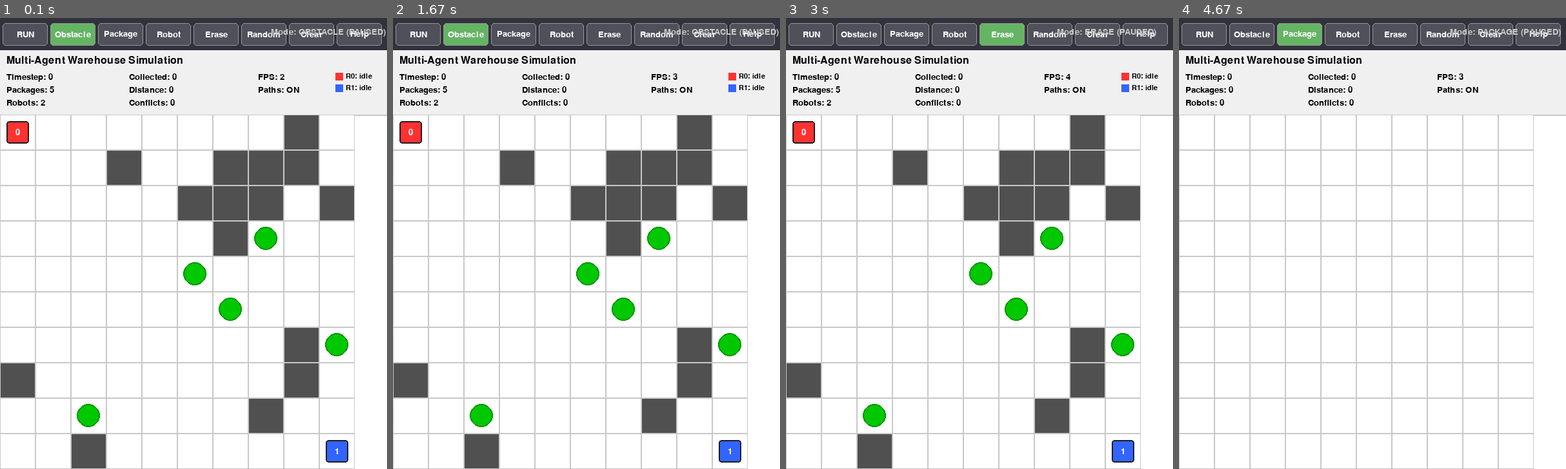
Above: before the commit, frames 1-4 (left to right).
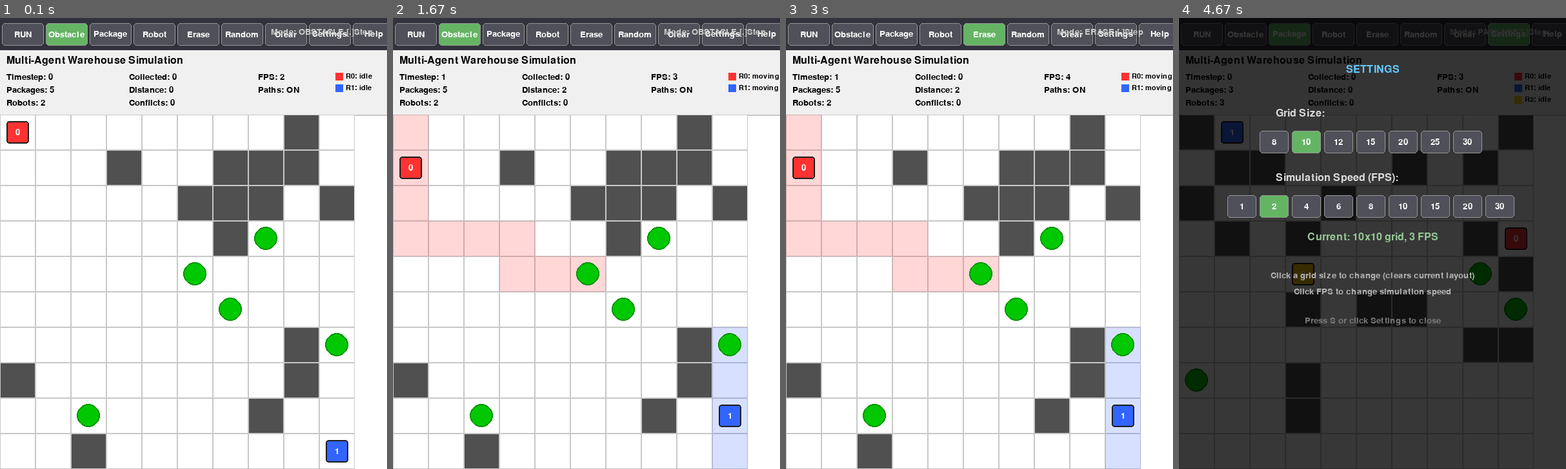
Above: after the commit, the same moments.

Repository: haseebdoesdev/multi-agent-robotic-warehouse-system
Game: pygame game, started from main_gui.py
Two runs of this game, one before a commit and one after it. Both use one fixed random seed, a clock stepped at 60 frames per second and the inputs below.
Inputs (mouse positions are in pixels of both pictures, inside the frame that each line leads up to):
- Up to frame 1 (0.1 s): no input
- Up to frame 2 (1.67 s): tap one key every 0.33 s from 0.33 s: S . + 1
- Up to frame 3 (3 s): tap one key every 0.33 s from 1.67 s: 2 3 4 +
- Up to frame 4 (4.67 s): press the mouse at (1418, 284) at 3.03 s; move the mouse to (1333, 211) at 3.13 s; release the mouse at (1248, 144) at 3.27 s; tap Space at 3.33, 4.13 s; tap - at 3.67 s; hold R 4.07-4.53 s; tap 2 at 4.22 s; press the mouse at (1507, 36) at 4.6 s

The runs differ from the first frame. In frame 1, 1.5% of the frame differs, in the area x 0-100%, y 1-7%; in frame 2, 11%; in frame 3, 11%; in frame 4, 99%, in the area x 0-100%, y 0-100%.

Commit message:
Enhance Pygame UI with step mode and settings overlay. Added functionality for step-by-step simulation control, grid size adjustment, and FPS settings. Improved user experience with updated controls and visual feedback for active modes.

Diff:
--- a/main_gui.py
+++ b/main_gui.py
@@ -138,9 +138,10 @@
     print("\n" + "-" * 60)
     print("CONTROLS:")
     print("  SPACE - Start/Pause simulation")
+    print("  . (period) - Step once when paused")
     print("  1/2/3/4 - Switch modes (Obstacle/Package/Robot/Erase)")
     print("  C - Clear grid  |  P - Toggle paths  |  H - Help")
-    print("  +/- - Adjust speed  |  ESC - Exit")
+    print("  +/- - Adjust speed  |  S - Settings  |  ESC - Exit")
     print("-" * 60)
     print("\nDraw your warehouse layout, then press SPACE to start!")
 
@@ -161,8 +162,9 @@
             for robot in ui.robots:
                 coordinator.add_robot(robot)
 
-        # Only run simulation logic when not paused
-        if not ui.is_paused() and not simulation_complete:
+        # Only run simulation logic when not paused OR step mode
+        should_run = (not ui.is_paused()) or ui.should_step()
+        if should_run and not simulation_complete:
             # Assign packages
             if warehouse.packages:
                 coordinator.assign_packages(warehouse.packages)
--- /dev/null
+++ b/reports/summary_20251126_201706.txt
@@ -0,0 +1,37 @@
+============================================================
+  SIMULATION METRICS SUMMARY
+============================================================
+
+Total Timesteps: 15
+Packages Collected: 10
+Total Distance: 58
+Conflicts Resolved: 1
+
+Efficiency Metrics:
+  Moves per Package: 5.80
+  Timesteps per Package: 1.50
+  Collection Rate: 0.6667 packages/step
+
+Timing Metrics:
+  First Collection: Step 1
+  Avg Time Between Collections: 2.0 steps
+
+Congestion Metrics:
+  Conflicts per 100 Steps: 6.25
+  Congestion Index: 1.0417
+
+Utilization Metrics:
+  Active Utilization: 96.9%
+  Moving: 96.9%
+  Idle: 0.0%
+  Waiting: 0.0%
+
+Per-Robot Performance:
+  Robot 0: 1 packages, 15 distance, 10.0% contribution
+  Robot 1: 3 packages, 15 distance, 30.0% contribution
+  Robot 2: 2 packages, 15 distance, 20.0% contribution
+  Robot 3: 4 packages, 13 distance, 40.0% contribution
+
+============================================================
+
+Report generated: 2025-11-26 20:17:08
--- /dev/null
+++ b/reports/summary_20251126_202359.txt
@@ -0,0 +1,35 @@
+============================================================
+  SIMULATION METRICS SUMMARY
+============================================================
+
+Total Timesteps: 13
+Packages Collected: 5
+Total Distance: 25
+Conflicts Resolved: 1
+
+Efficiency Metrics:
+  Moves per Package: 5.00
+  Timesteps per Package: 2.60
+  Collection Rate: 0.3846 packages/step
+
+Timing Metrics:
+  First Collection: Step 1
+  Avg Time Between Collections: 4.0 steps
+
+Congestion Metrics:
+  Conflicts per 100 Steps: 7.14
+  Congestion Index: 7.1429
+
+Utilization Metrics:
+  Active Utilization: 96.4%
+  Moving: 96.4%
+  Idle: 0.0%
+  Waiting: 0.0%
+
+Per-Robot Performance:
+  Robot 0: 3 packages, 13 distance, 60.0% contribution
+  Robot 1: 2 packages, 12 distance, 40.0% contribution
+
+============================================================
+
+Report generated: 2025-11-26 20:24:00
--- a/ui/pygame_ui.py
+++ b/ui/pygame_ui.py
@@ -1,4 +1,5 @@
 import pygame
+import random
 from typing import List, Dict, Tuple, Optional
 from warehouse.environment import Warehouse
 from warehouse.robot import Robot
@@ -73,12 +74,26 @@
         self.edit_mode = self.MODE_OBSTACLE
         self.show_paths = True
         self.show_help = False
+        self.show_settings = False
         self.mouse_held = False
         self.hover_cell: Optional[Tuple[int, int]] = None
+        self.hover_button: Optional[Dict] = None  # For button hover effect
         self.next_robot_id = len(robots)
+        self.step_once = False  # For step-by-step mode
+
+        # Grid size options
+        self.grid_sizes = [8, 10, 12, 15, 20, 25, 30]
+        self.current_grid_size_idx = self.grid_sizes.index(warehouse.width) if warehouse.width in self.grid_sizes else 1
+
+        # FPS options
+        self.fps_options = [1, 2, 4, 6, 8, 10, 15, 20, 30]
+        self.current_fps_idx = self.fps_options.index(fps) if fps in self.fps_options else 2
 
         # Track placed robots for editing
         self.placed_robots: List[Robot] = list(robots)
+
+        # Callback for grid resize (set by main_gui.py)
+        self.on_grid_resize = None
 
         # Toolbar buttons
         self.buttons = self._create_buttons()
@@ -86,9 +101,9 @@
     def _create_buttons(self) -> List[Dict]:
         """Create toolbar buttons."""
         buttons = []
-        button_width = 70
+        button_width = 65
         button_height = 35
-        spacing = 4
+        spacing = 3
         x = spacing
         y = 8
 
@@ -100,6 +115,7 @@
             ('Erase', self.MODE_ERASE, pygame.K_4),
             ('Random', 'random', pygame.K_r),
             ('Clear', 'clear', pygame.K_c),
+            ('Settings', 'settings', pygame.K_s),
             ('Help', 'help', pygame.K_h),
         ]
 
@@ -195,12 +211,20 @@
 
         if mode == 'clear':
             self._clear_grid()
+        elif mode == 'random':
+            self._generate_random()
         elif mode == 'help':
             self.show_help = not self.show_help
+            self.show_settings = False
+        elif mode == 'settings':
+            self.show_settings = not self.show_settings
+            self.show_help = False
         elif mode == self.MODE_RUN:
             self.paused = not self.paused
             if not self.paused:
                 self.edit_mode = self.MODE_RUN
+                self.show_settings = False
+                self.show_help = False
         else:
             self.edit_mode = mode
             if mode != self.MODE_RUN:
@@ -220,6 +244,98 @@
         self.robots.clear()
         self.placed_robots.clear()
         self.next_robot_id = 0
+
+    def _adjust_fps(self, delta: int):
+        """Adjust FPS and sync with settings index."""
+        self.fps = max(1, min(30, self.fps + delta))
+        # Sync with fps_options index
+        if self.fps in self.fps_options:
+            self.current_fps_idx = self.fps_options.index(self.fps)
+        else:
+            # Find closest
+            closest_idx = 0
+            closest_diff = abs(self.fps_options[0] - self.fps)
+            for i, fps_val in enumerate(self.fps_options):
+                diff = abs(fps_val - self.fps)
+                if diff < closest_diff:
+                    closest_diff = diff
+                    closest_idx = i
+            self.current_fps_idx = closest_idx
+
+    def _generate_random(self):
+
+        # Clear everything first
+        self._clear_grid()
+
+        width = self.warehouse.width
+        height = self.warehouse.height
+
+        # Random parameters
+        obstacle_density = random.uniform(0.10, 0.25)
+        num_packages = random.randint(3, max(3, min(10, (width * height) // 20)))
+        num_robots = random.randint(2, max(2, min(5, (width * height) // 30)))
+
+        # Place random obstacles
+        num_obstacles = int(width * height * obstacle_density)
+
+        placed_obstacles = 0
+        attempts = 0
+        while placed_obstacles < num_obstacles and attempts < num_obstacles * 3:
+            x = random.randint(0, width - 1)
+            y = random.randint(0, height - 1)
+
+            if self.warehouse.grid[y, x] == Warehouse.EMPTY:
+                self.warehouse.grid[y, x] = Warehouse.OBSTACLE
+                placed_obstacles += 1
+            attempts += 1
+
+        # Place random packages
+        placed_packages = 0
+        attempts = 0
+        while placed_packages < num_packages and attempts < num_packages * 10:
+            x = random.randint(0, width - 1)
+            y = random.randint(0, height - 1)
+
+            if self.warehouse.grid[y, x] == Warehouse.EMPTY:
+                self.warehouse.grid[y, x] = Warehouse.PACKAGE
+                self.warehouse.packages.append((x, y))
+                placed_packages += 1
+            attempts += 1
+
+        # Place robots at RANDOM valid positions
+        used_positions = set()
+        for i in range(num_robots):
+            pos = None
+            attempts = 0
+
+            # Try to find a random valid position
+            while attempts < 100:
+                x = random.randint(0, width - 1)
+                y = random.randint(0, height - 1)
+
+                if ((x, y) not in used_positions and
+                    self.warehouse.is_valid_move(x, y, ignore_packages=True)):
+                    pos = (x, y)
+                    break
+                attempts += 1
+
+            if pos is None:
+                # Fallback: find any valid position
+                for y in range(height):
+                    for x in range(width):
+                        if ((x, y) not in used_positions and
+                            self.warehouse.is_valid_move(x, y, ignore_packages=True)):
+                            pos = (x, y)
+                            break
+                    if pos:
+                        break
+
+            if pos:
+                new_robot = Robot(robot_id=self.next_robot_id, start_position=pos)
+                self.placed_robots.append(new_robot)
+                self.robots.append(new_robot)
+                used_positions.add(pos)
+                self.next_robot_id += 1
 
     def handle_events(self) -> bool:
         """Handle pygame events. Returns False if should quit."""
@@ -239,28 +355,50 @@
                 elif event.key == pygame.K_1:
                     self.edit_mode = self.MODE_OBSTACLE
                     self.paused = True
+                    self.show_help = False
+                    self.show_settings = False
                 elif event.key == pygame.K_2:
                     self.edit_mode = self.MODE_PACKAGE
                     self.paused = True
+                    self.show_help = False
+                    self.show_settings = False
                 elif event.key == pygame.K_3:
                     self.edit_mode = self.MODE_ROBOT
                     self.paused = True
+                    self.show_help = False
+                    self.show_settings = False
                 elif event.key == pygame.K_4:
                     self.edit_mode = self.MODE_ERASE
                     self.paused = True
+                    self.show_help = False
+                    self.show_settings = False
                 elif event.key == pygame.K_c:
                     self._clear_grid()
+                elif event.key == pygame.K_r:
+                    self._generate_random()
+                elif event.key == pygame.K_s:
+                    self.show_settings = not self.show_settings
+                    self.show_help = False
                 elif event.key == pygame.K_p:
                     self.show_paths = not self.show_paths
                 elif event.key == pygame.K_h:
                     self.show_help = not self.show_help
+                    self.show_settings = False
+                elif event.key == pygame.K_PERIOD:
+                    # Step mode: advance one step when paused
+                    if self.paused:
+                        self.step_once = True
                 elif event.key == pygame.K_PLUS or event.key == pygame.K_EQUALS:
-                    self.fps = min(30, self.fps + 1)
+                    self._adjust_fps(1)
                 elif event.key == pygame.K_MINUS:
-                    self.fps = max(1, self.fps - 1)
+                    self._adjust_fps(-1)
 
             elif event.type == pygame.MOUSEBUTTONDOWN:
                 mouse_pos = pygame.mouse.get_pos()
+
+                # Check settings overlay first
+                if self.show_settings and self._handle_settings_click(mouse_pos):
+                    continue
 
                 # Check toolbar buttons
                 for button in self.buttons:
@@ -268,11 +406,12 @@
                         self._handle_button_click(button)
                         break
                 else:
-                    # Check grid cell
-                    cell = self._get_cell_from_mouse(mouse_pos)
-                    if cell:
-                        self._handle_cell_click(cell, event.button)
-                        self.mouse_held = True
+                    # Check grid cell (only if not showing overlays)
+                    if not self.show_settings and not self.show_help:
+                        cell = self._get_cell_from_mouse(mouse_pos)
+                        if cell:
+                            self._handle_cell_click(cell, event.button)
+                            self.mouse_held = True
 
             elif event.type == pygame.MOUSEBUTTONUP:
                 self.mouse_held = False
@@ -280,6 +419,13 @@
             elif event.type == pygame.MOUSEMOTION:
                 mouse_pos = pygame.mouse.get_pos()
                 self.hover_cell = self._get_cell_from_mouse(mouse_pos)
+
+                # Check button hover
+                self.hover_button = None
+                for button in self.buttons:
+                    if button['rect'].collidepoint(mouse_pos):
+                        self.hover_button = button
+                        break
 
                 # Handle drag for obstacles
                 if self.mouse_held and self.edit_mode in [self.MODE_OBSTACLE, self.MODE_ERASE]:
@@ -302,16 +448,30 @@
         # Draw buttons
         for button in self.buttons:
             is_active = False
+            is_hovered = (self.hover_button == button)
+
             if button['mode'] == self.edit_mode:
                 is_active = True
             elif button['mode'] == self.MODE_RUN and not self.paused:
                 is_active = True
             elif button['mode'] == 'help' and self.show_help:
                 is_active = True
-
-            color = self.COLOR_BUTTON_ACTIVE if is_active else self.COLOR_BUTTON_INACTIVE
+            elif button['mode'] == 'settings' and self.show_settings:
+                is_active = True
+
+            # Determine button color
+            if is_active:
+                color = self.COLOR_BUTTON_ACTIVE
+            elif is_hovered:
+                color = (100, 100, 120)  # Hover color
+            else:
+                color = self.COLOR_BUTTON_INACTIVE
+
             pygame.draw.rect(self.screen, color, button['rect'], border_radius=5)
-            pygame.draw.rect(self.screen, (150, 150, 150), button['rect'], 1, border_radius=5)
+
+            # Border - brighter when hovered
+            border_color = (200, 200, 200) if is_hovered else (150, 150, 150)
+            pygame.draw.rect(self.screen, border_color, button['rect'], 1, border_radius=5)
 
             # Button label
             label_text = button['label']
@@ -322,10 +482,10 @@
             label_rect = label.get_rect(center=button['rect'].center)
             self.screen.blit(label, label_rect)
 
-        # Mode indicator
+        # Mode indicator with step hint
         mode_text = f"Mode: {self.edit_mode.upper()}"
         if self.paused:
-            mode_text += " (PAUSED)"
+            mode_text += " [.]Step"
         mode_surface = self.small_font.render(mode_text, True, (200, 200, 200))
         self.screen.blit(mode_surface, (self.screen.get_width() - 180, 15))
 
@@ -434,6 +594,19 @@
 
             self.screen.blit(hover_surface, hover_rect.topleft)
 
+            # Draw coordinate tooltip
+            coord_text = f"({hx}, {hy})"
+            coord_surface = self.tiny_font.render(coord_text, True, (50, 50, 50))
+            coord_bg = pygame.Surface((coord_surface.get_width() + 6, coord_surface.get_height() + 4), pygame.SRCALPHA)
+            coord_bg.fill((255, 255, 200, 220))
+
+            # Position tooltip near cursor but within screen bounds
+            tooltip_x = min(hover_rect.right + 5, self.screen.get_width() - coord_bg.get_width() - 5)
+            tooltip_y = hover_rect.top
+
+            self.screen.blit(coord_bg, (tooltip_x, tooltip_y))
+            self.screen.blit(coord_surface, (tooltip_x + 3, tooltip_y + 2))
+
     def draw_paths(self):
         """Draw robot paths."""
         if not self.show_paths:
@@ -507,11 +680,14 @@
             "KEYBOARD SHORTCUTS",
             "─" * 30,
             "SPACE    - Start/Pause simulation",
+            ".        - Step once (when paused)",
             "1        - Obstacle mode (draw walls)",
             "2        - Package mode (place goals)",
             "3        - Robot mode (add/remove robots)",
             "4        - Erase mode",
+            "R        - Generate random layout",
             "C        - Clear entire grid",
+            "S        - Settings (grid size, FPS)",
             "P        - Toggle path display",
             "+/-      - Increase/decrease speed",
             "H        - Toggle this help",
@@ -540,6 +716,150 @@
             self.screen.blit(text, text_rect)
             y += 28
 
+    def draw_settings_overlay(self):
+        """Draw settings overlay with grid size and FPS options."""
+        if not self.show_settings:
+            return
+
+        overlay = pygame.Surface((self.screen.get_width(), self.screen.get_height()), pygame.SRCALPHA)
+        overlay.fill((0, 0, 0, 200))
+        self.screen.blit(overlay, (0, 0))
+
+        center_x = self.screen.get_width() // 2
+
+        # Title
+        title = self.font.render("SETTINGS", True, (100, 200, 255))
+        title_rect = title.get_rect(center=(center_x, 80))
+        self.screen.blit(title, title_rect)
+
+        # Grid Size Section
+        y = 140
+        grid_label = self.font.render("Grid Size:", True, (220, 220, 220))
+        self.screen.blit(grid_label, (center_x - 150, y))
+
+        # Grid size buttons
+        btn_width = 45
+        btn_height = 35
+        btn_y = y + 35
+        start_x = center_x - (len(self.grid_sizes) * (btn_width + 5)) // 2
+
+        self.grid_size_buttons = []
+        for i, size in enumerate(self.grid_sizes):
+            btn_x = start_x + i * (btn_width + 5)
+            btn_rect = pygame.Rect(btn_x, btn_y, btn_width, btn_height)
+
+            is_selected = (i == self.current_grid_size_idx)
+            color = (100, 180, 100) if is_selected else (80, 80, 90)
+
+            pygame.draw.rect(self.screen, color, btn_rect, border_radius=5)
+            pygame.draw.rect(self.screen, (150, 150, 150), btn_rect, 1, border_radius=5)
+
+            label = self.small_font.render(str(size), True, (255, 255, 255))
+            label_rect = label.get_rect(center=btn_rect.center)
+            self.screen.blit(label, label_rect)
+
+            self.grid_size_buttons.append({'rect': btn_rect, 'size': size, 'index': i})
+
+        # FPS Section
+        y = 240
+        fps_label = self.font.render("Simulation Speed (FPS):", True, (220, 220, 220))
+        self.screen.blit(fps_label, (center_x - 150, y))
+
+        # FPS buttons
+        btn_y = y + 35
+        start_x = center_x - (len(self.fps_options) * (btn_width + 5)) // 2
+
+        self.fps_buttons = []
+        for i, fps_val in enumerate(self.fps_options):
+            btn_x = start_x + i * (btn_width + 5)
+            btn_rect = pygame.Rect(btn_x, btn_y, btn_width, btn_height)
+
+            is_selected = (i == self.current_fps_idx)
+            color = (100, 180, 100) if is_selected else (80, 80, 90)
+
+            pygame.draw.rect(self.screen, color, btn_rect, border_radius=5)
+            pygame.draw.rect(self.screen, (150, 150, 150), btn_rect, 1, border_radius=5)
+
+            label = self.small_font.render(str(fps_val), True, (255, 255, 255))
+            label_rect = label.get_rect(center=btn_rect.center)
+            self.screen.blit(label, label_rect)
+
+            self.fps_buttons.append({'rect': btn_rect, 'fps': fps_val, 'index': i})
+
+        # Current values display
+        y = 340
+        current_text = f"Current: {self.warehouse.width}x{self.warehouse.height} grid, {self.fps} FPS"
+        current_surface = self.font.render(current_text, True, (150, 200, 150))
+        current_rect = current_surface.get_rect(center=(center_x, y))
+        self.screen.blit(current_surface, current_rect)
+
+        # Instructions
+        y = 400
+        note1 = self.small_font.render("Click a grid size to change (clears current layout)", True, (180, 180, 180))
+        note1_rect = note1.get_rect(center=(center_x, y))
+        self.screen.blit(note1, note1_rect)
+
+        y = 425
+        note2 = self.small_font.render("Click FPS to change simulation speed", True, (180, 180, 180))
+        note2_rect = note2.get_rect(center=(center_x, y))
+        self.screen.blit(note2, note2_rect)
+
+        y = 470
+        close_text = self.small_font.render("Press S or click Settings to close", True, (120, 120, 120))
+        close_rect = close_text.get_rect(center=(center_x, y))
+        self.screen.blit(close_text, close_rect)
+
+    def _handle_settings_click(self, mouse_pos: Tuple[int, int]) -> bool:
+        """Handle clicks on settings overlay. Returns True if a button was clicked."""
+        if not self.show_settings:
+            return False
+
+        # Check grid size buttons
+        if hasattr(self, 'grid_size_buttons'):
+            for btn in self.grid_size_buttons:
+                if btn['rect'].collidepoint(mouse_pos):
+                    new_size = btn['size']
+                    if new_size != self.warehouse.width:
+                        self.current_grid_size_idx = btn['index']
+                        self._resize_grid(new_size)
+                    return True
+
+        # Check FPS buttons
+        if hasattr(self, 'fps_buttons'):
+            for btn in self.fps_buttons:
+                if btn['rect'].collidepoint(mouse_pos):
+                    self.current_fps_idx = btn['index']
+                    self.fps = btn['fps']
+                    return True
+
+        return False
+
+    def _resize_grid(self, new_size: int):
+        """Resize the grid to a new size."""
+        import numpy as np
+
+        # Clear current state
+        self._clear_grid()
+
+        # Resize warehouse grid
+        self.warehouse.width = new_size
+        self.warehouse.height = new_size
+        self.warehouse.grid = np.zeros((new_size, new_size), dtype=int)
+
+        # Recalculate cell size
+        self.cell_size = self.grid_size // max(self.warehouse.width, self.warehouse.height)
+        self.grid_width = self.cell_size * self.warehouse.width
+        self.grid_height = self.cell_size * self.warehouse.height
+
+        # Resize window
+        new_window_width = max(self.grid_width, 600)
+        new_window_height = self.grid_height + self.panel_height + self.toolbar_height
+        self.screen = pygame.display.set_mode((new_window_width, new_window_height))
+
+        # Notify callback if set
+        if self.on_grid_resize:
+            self.on_grid_resize(new_size)
+
     def render(self, timestep: int, stats: Dict):
         """Render the complete UI."""
         self.screen.fill(self.COLOR_BACKGROUND)
@@ -551,6 +871,7 @@
         self.draw_packages()
         self.draw_robots()
         self.draw_help_overlay()
+        self.draw_settings_overlay()
 
         pygame.display.flip()
         self.clock.tick(self.fps if not self.paused else 30)
@@ -558,6 +879,13 @@
     def is_paused(self) -> bool:
         """Check if simulation is paused."""
         return self.paused
+
+    def should_step(self) -> bool:
+        """Check if we should execute one step (step mode). Consumes the step flag."""
+        if self.step_once:
+            self.step_once = False
+            return True
+        return False
 
     def show_completion_message(self, stats: Dict):
         """Show completion overlay."""
Binary file added: reports/collection_timeline_20251126_201706.png
Binary file added: reports/collection_timeline_20251126_202359.png
Binary file added: reports/conflicts_20251126_201706.png
Binary file added: reports/conflicts_20251126_202359.png
Binary file added: reports/dashboard_20251126_201706.png
Binary file added: reports/dashboard_20251126_202359.png
Binary file added: reports/robot_distances_20251126_201706.png
Binary file added: reports/robot_distances_20251126_202359.png
Binary file added: reports/utilization_20251126_201706.png
Binary file added: reports/utilization_20251126_202359.png
